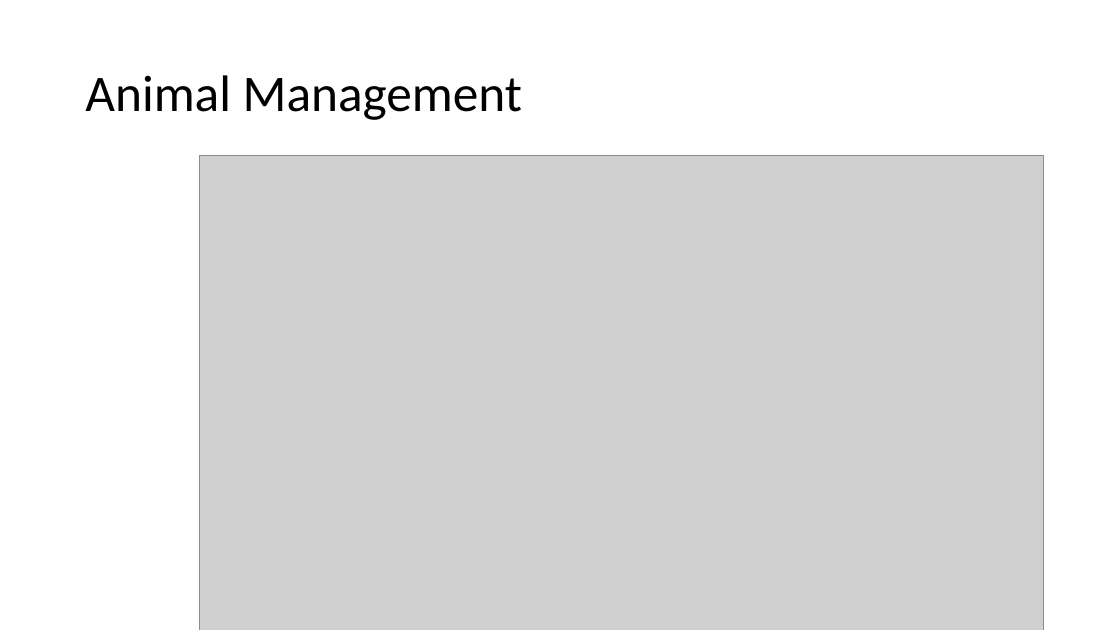
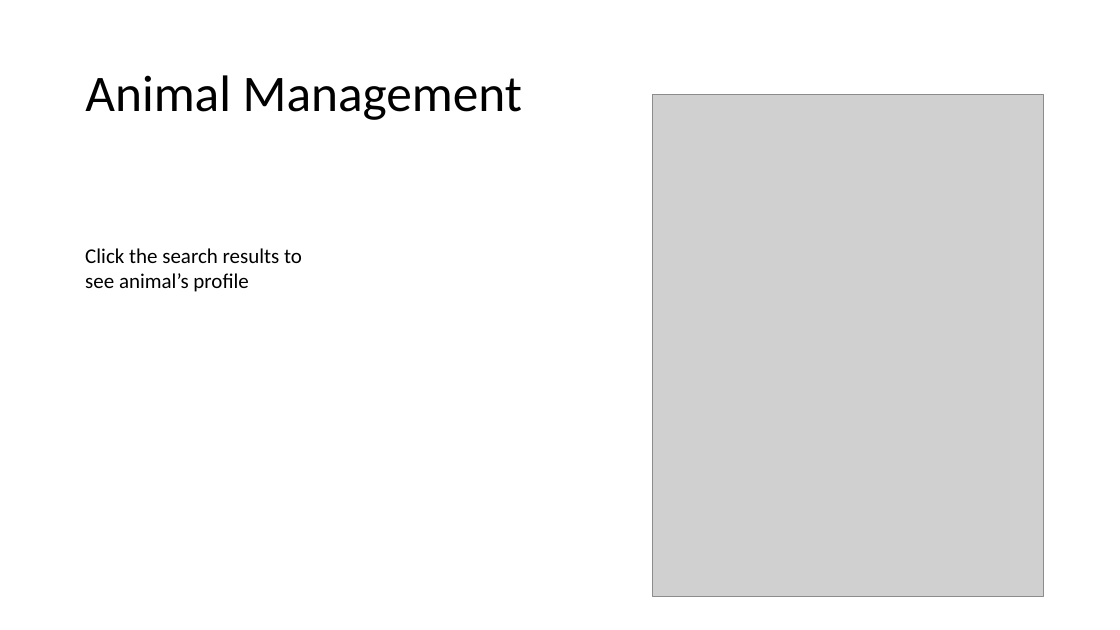
Before and after one commit to zbhavyai/veterinary-clinic, a slide deck: slide 10 of wireframing/Wireframes_v2.pptx. Drawn at 1120x630 pixels with LibreOffice and Linux fonts; fonts in the diff are those of the drawing; grey boxes stand for pictures. Boxes give left, top, right and bottom in pixels: in the first picture for what was removed or moved away, otherwise in the second. Text is boxed around its words. In the diff, an @@ line names an element or a change of style, - is before the commit and + after.

```diff
--- a/wireframing/Wireframes_v2.pptx
+++ b/wireframing/Wireframes_v2.pptx
@@ picture added at [652, 94, 1043, 597] @@
@@ picture removed at [199, 155, 1044, 630] @@
@@ text added at [85, 248, 302, 292], 18 pt, text #000000 @@
+Click the search results to see animal’s profile
```
Also in this commit, not shown: 3 other slides changed.
